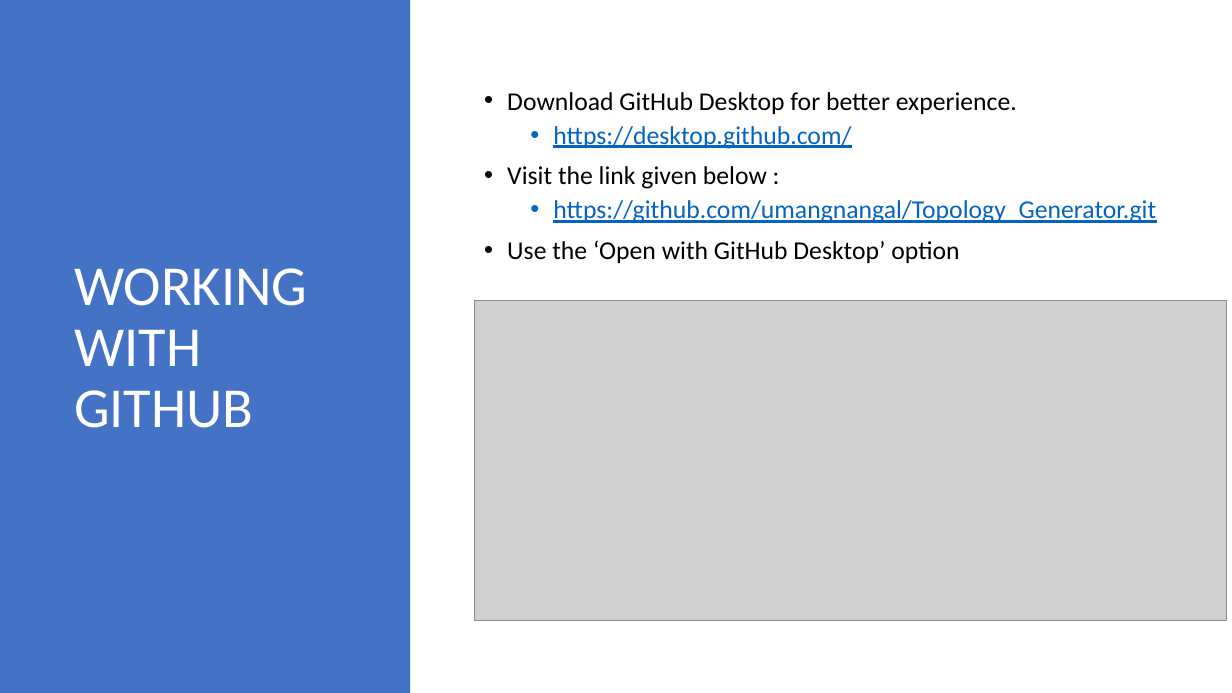
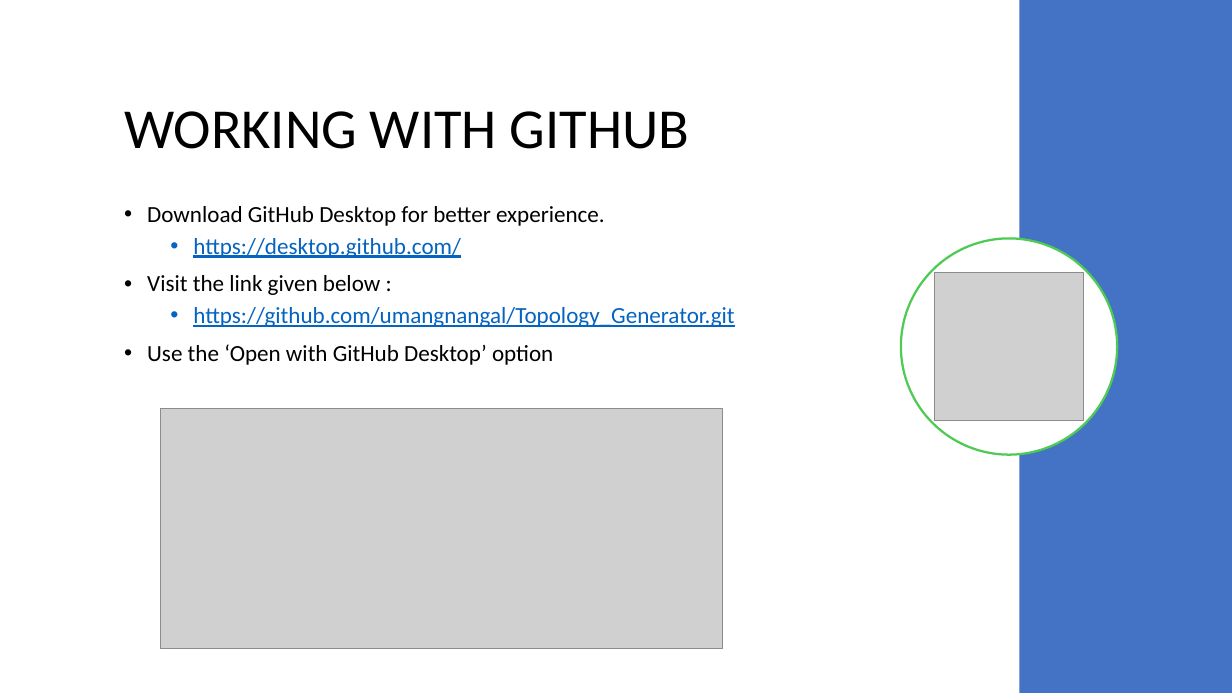
Before and after one commit to umangnangal/Topology_Generator, a slide deck: slide 5 of San_Charcha_30th_Sept.pptx. Drawn at 1232x693 pixels with LibreOffice and Linux fonts; fonts in the diff are those of the drawing; grey boxes stand for pictures. Boxes give left, top, right and bottom in pixels: in the first picture for what was removed or moved away, otherwise in the second. Text is boxed around its words. In the diff, an @@ line names an element or a change of style, - is before the commit and + after.

```diff
--- a/San_Charcha_30th_Sept.pptx
+++ b/San_Charcha_30th_Sept.pptx
@@ rectangle: place and size @@
-rectangle at (0,0,410,693)
+rectangle at (1019,0,1232,693)
@@ title "WORKING WITH GITHUB": place and size @@
-title "WORKING WITH GITHUB" at (74,268,307,428)
+title "WORKING WITH GITHUB" at (124,111,689,149)
@@ title "WORKING WITH GITHUB" at (124,111,689,149): text colour #FFFFFF to #000000 @@
@@ text "Download GitHub Desktop for better ...": place and size @@
-text "Download GitHub Desktop for better ..." at (507,92,1156,263)
+text "Download GitHub Desktop for better ..." at (147,206,734,365)
@@ text "Download GitHub Desktop for better ..." at (147,206,734,365): size 20 to 18 pt @@
@@ ellipse added at (901,238,1117,455), fill #FFFFFF, outline #4FCA55 1.75 pt @@
@@ picture added at (935,273,1084,421) @@
@@ picture: place and size @@
-picture at (475,300,1226,621)
+picture at (160,409,723,649)
```
Also in this commit, not shown: 4 other slides changed, 1 slide removed, 3 other files.
